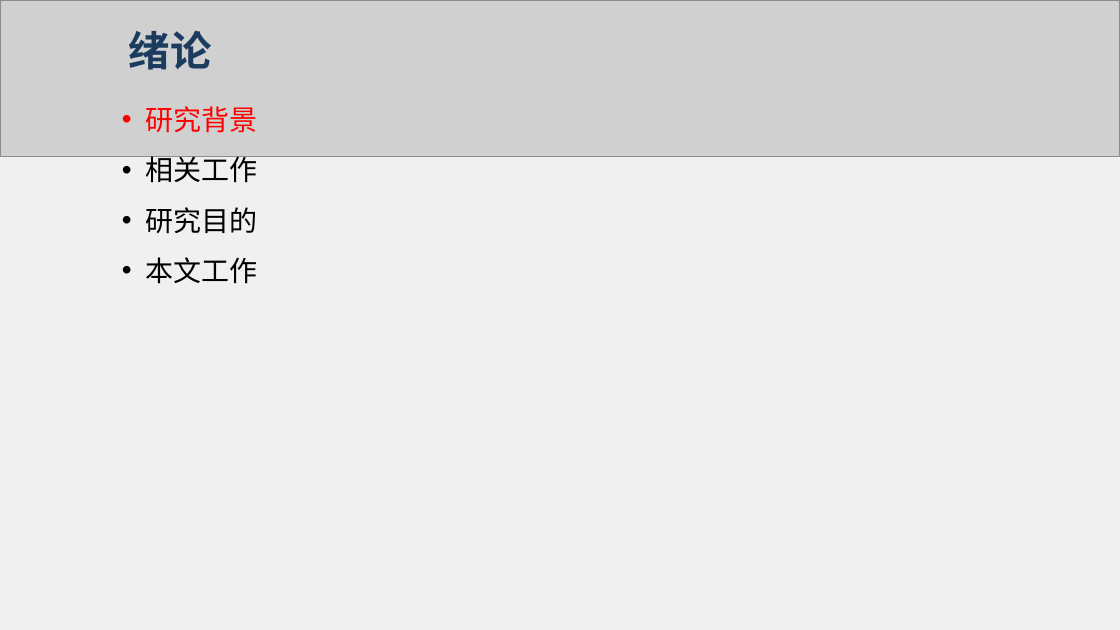
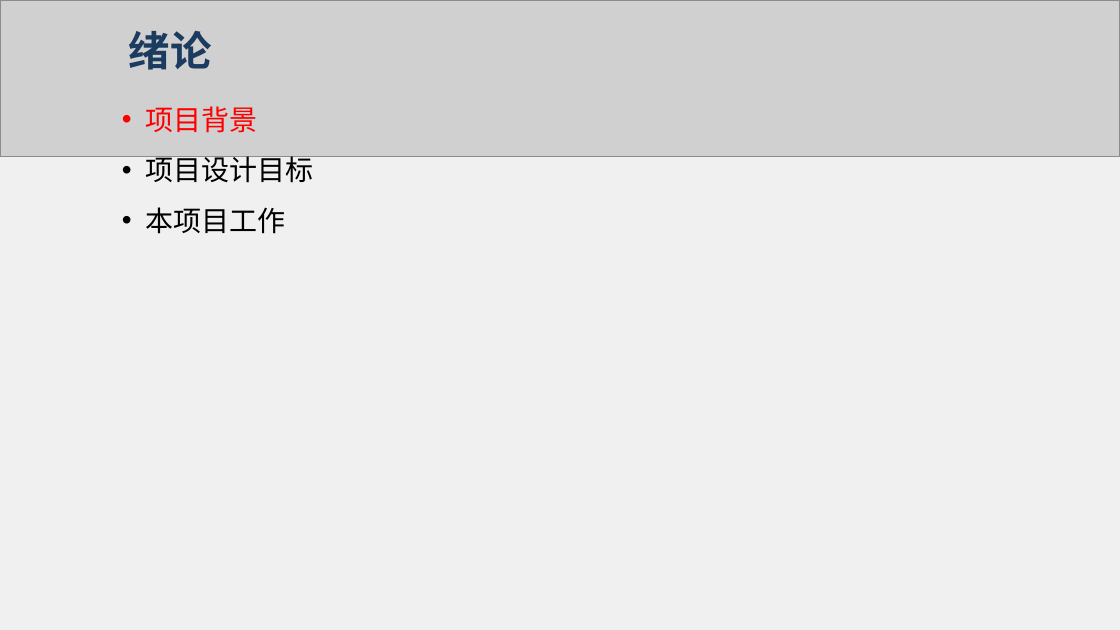
Before and after one commit to flying-rind/mini-Rust-os, a slide deck: slide 4 of tutorial/一种基于Rust语言的操作系统内核服务可靠性增强设计与实现.pptx. Drawn at 1120x630 pixels with LibreOffice and Linux fonts; fonts in the diff are those of the drawing; grey boxes stand for pictures. Boxes give left, top, right and bottom in pixels: in the first picture for what was removed or moved away, otherwise in the second. Text is boxed around its words. In the diff, an @@ line names an element or a change of style, - is before the commit and + after.

```diff
--- a/tutorial/一种基于Rust语言的操作系统内核服务可靠性增强设计与实现.pptx
+++ b/tutorial/一种基于Rust语言的操作系统内核服务可靠性增强设计与实现.pptx
@@ text at (145, 106, 313, 234): text changed @@
-• 研究背景
-• 相关工作
-• 研究目的
-• 本文工作
+• 项目背景
+• 项目设计目标
+• 本项目工作
```
Also in this commit, not shown: 18 other slides changed, 4 slides added, 11 slides removed, 1 other file.
